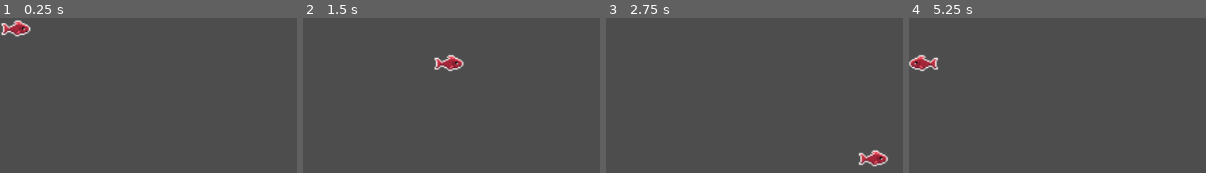
Above: before the commit, frames 1-4 (left to right).
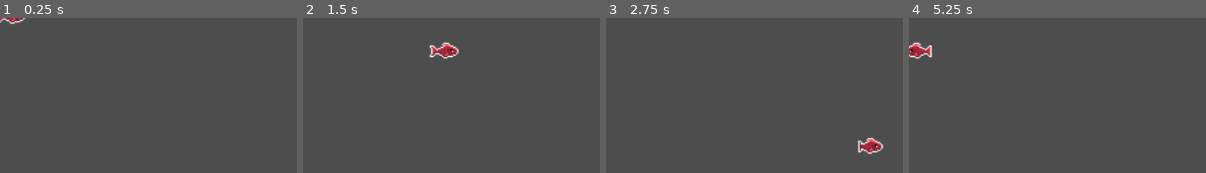
Above: after the commit, the same moments.

Repository: ScottWollbrink/Feesh-game
Game: Godot game, scene res://main_character.tscn
Two runs of this game, one before a commit and one after it. Both use one fixed random seed, a clock stepped at 60 frames per second and the inputs below. The project has no main scene, so this scene is started directly.
Inputs:
- Up to frame 1 (0.25 s): no input
- Up to frame 2 (1.5 s): tap Enter at 0.5 s; hold D (move_right) 0.53-1.28 s; hold S (move_down) from 1.28 s (still down)
- Up to frame 3 (2.75 s): release S (move_down) at 2.03 s; hold D (move_right) from 2.03 s (still down)
- Up to frame 4 (5.25 s): release D (move_right) at 2.78 s; hold W (move_up) 2.78-3.53 s; hold A (move_left) 3.53-5.03 s; hold S (move_down) from 5.03 s (still down)

The runs differ from the first frame. In frame 1, 0.9% of the frame differs, in the area x 0-11%, y 0-13%; in frame 2, 1.4%, in the area x 42-55%, y 15-35%; in frame 3, 1.3%; in frame 4, 1.3%.

Commit message:
fixer turtle issue

Diff:
--- a/MainCharacter.gd
+++ b/MainCharacter.gd
@@ -17,14 +17,10 @@
 	if Input.is_action_just_pressed("move_right"):
 		isRight = true
 		isLeft = false
-		_animationPlayer.play("move")
+
 	elif Input.is_action_just_pressed("move_left"):
 		isLeft = true
 		isRight = false
-		_animationPlayer.play("move")
-	else:
-		# Stop animation only when no movement keys are pressed
-		_animationPlayer.stop()
 
 	# Flip character horizontally based on direction
 	if isLeft:
@@ -33,4 +29,8 @@
 		_animationPlayer.flip_h = false
 
 	velocity = direction * _playerVelocity
+	if velocity != Vector2.ZERO:
+		_animationPlayer.play("move")
+	else:
+		_animationPlayer.stop()
 	move_and_slide()
--- a/Turtle.gd
+++ b/Turtle.gd
@@ -1,8 +1,18 @@
 extends CharacterBody2D
 
 @onready var player = get_node("/root/Game/MainCharacter")
+@onready var _animationPlayer = $TurtleAnimation
 
 func _physics_process(delta):
+	print(player.global_position)
 	var direction = global_position.direction_to(player.global_position)
 	velocity = direction * 150
+	var isLeft = velocity.x < 0
+	var isRight = velocity.x > 0
+
+	if isRight:
+		_animationPlayer.flip_h = false
+	elif isLeft:
+		_animationPlayer.flip_h = true
+
 	move_and_slide()
--- a/game.tscn
+++ b/game.tscn
@@ -10,7 +10,8 @@
 offset_bottom = 670.0
 
 [node name="MainCharacter" parent="." instance=ExtResource("1_4r054")]
+unique_name_in_owner = true
 position = Vector2(239, 467)
 
 [node name="Turtle" parent="." instance=ExtResource("2_bx4je")]
-position = Vector2(561, 492)
+position = Vector2(510, 497)
--- a/main_character.tscn
+++ b/main_character.tscn
@@ -67,22 +67,20 @@
 "speed": 5.0
 }]
 
-[sub_resource type="CapsuleShape2D" id="CapsuleShape2D_ximw2"]
-radius = 8.0
-height = 32.0
+[sub_resource type="CircleShape2D" id="CircleShape2D_8c53g"]
+radius = 15.0
 
 [node name="MainCharacter" type="CharacterBody2D"]
-position = Vector2(22, 15)
 script = ExtResource("1_dqhp8")
 
 [node name="MainCharacterAnimation" type="AnimatedSprite2D" parent="."]
+position = Vector2(15, -3)
 scale = Vector2(1.96875, 1.875)
 sprite_frames = SubResource("SpriteFrames_gsr2u")
 animation = &"move"
-frame = 3
-frame_progress = 0.478638
+frame = 5
+frame_progress = 0.326189
 
 [node name="CollisionShape2D" type="CollisionShape2D" parent="."]
-position = Vector2(5, 1)
-rotation = 1.5708
-shape = SubResource("CapsuleShape2D_ximw2")
+position = Vector2(20, -1)
+shape = SubResource("CircleShape2D_8c53g")
--- a/turtle.tscn
+++ b/turtle.tscn
@@ -203,8 +203,9 @@
 "speed": 5.0
 }]
 
-[sub_resource type="RectangleShape2D" id="RectangleShape2D_iap2d"]
-size = Vector2(43, 10.5)
+[sub_resource type="CapsuleShape2D" id="CapsuleShape2D_omwdo"]
+radius = 5.7457
+height = 44.0
 
 [node name="Turtle" type="CharacterBody2D"]
 script = ExtResource("1_ln0xg")
@@ -216,5 +217,6 @@
 animation = &"attack"
 
 [node name="CollisionShape2D" type="CollisionShape2D" parent="."]
-position = Vector2(21.5, -15.25)
-shape = SubResource("RectangleShape2D_iap2d")
+position = Vector2(22, -15)
+rotation = -1.5708
+shape = SubResource("CapsuleShape2D_omwdo")
